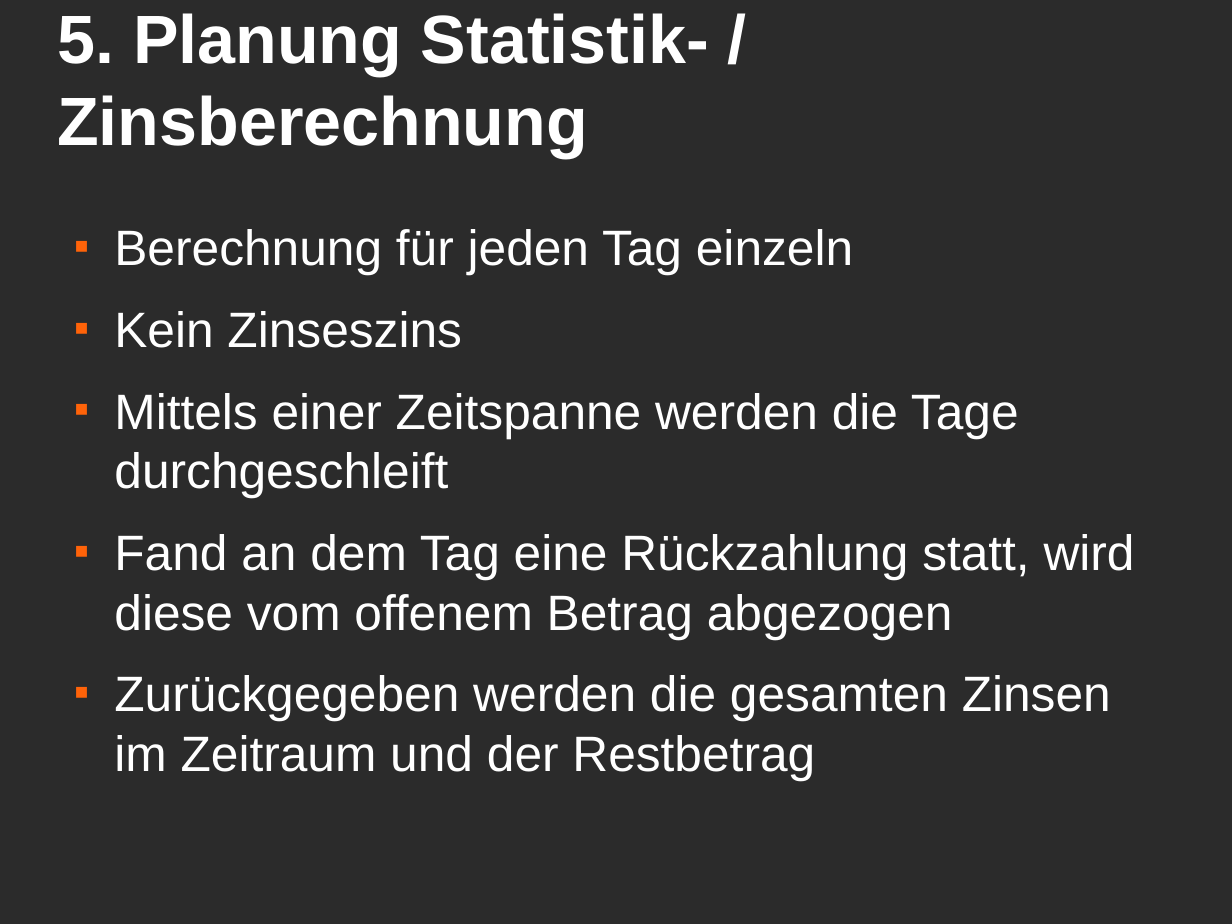
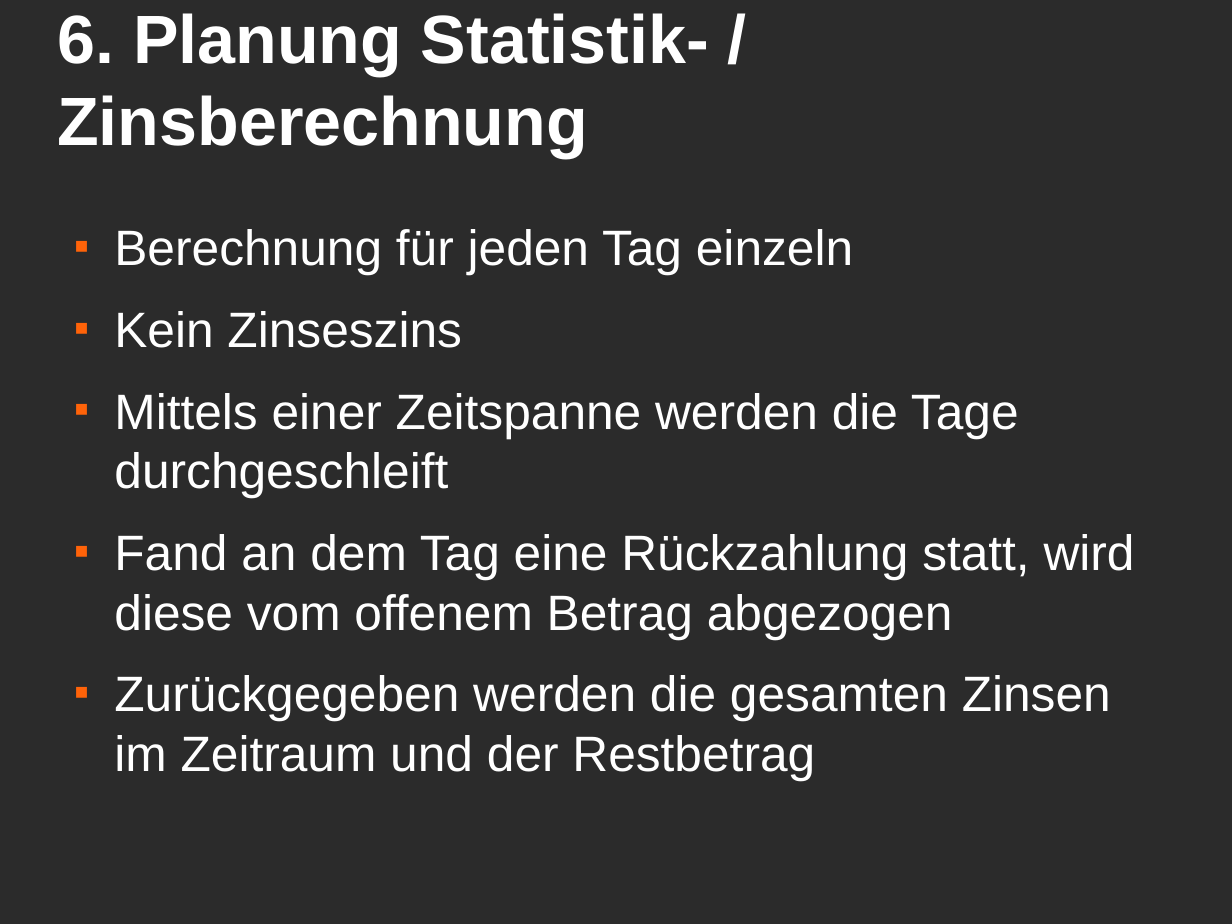
Before and after one commit to MacMuffin/Geldverleih, a slide deck: slide 9 of Geldverleih/geldverleih_präsi.odp (slide 8 before the commit). Drawn at 1232x924 pixels with LibreOffice and Linux fonts; fonts in the diff are those of the drawing; background and template pictures are left out; a plain dark background stands for a picture behind light text. Boxes give left, top, right and bottom in pixels: in the first picture for what was removed or moved away, otherwise in the second. Text is boxed around its words. In the diff, an @@ line names an element or a change of style, - is before the commit and + after.

```diff
--- a/Geldverleih/geldverleih_präsi.odp
+++ b/Geldverleih/geldverleih_präsi.odp
@@ title at box(57, 13, 709, 158): text changed @@
-5. Planung Statistik- / Zinsberechnung
+6. Planung Statistik- / Zinsberechnung
```
Also in this commit, not shown: 4 other slides changed, 1 slide added.
